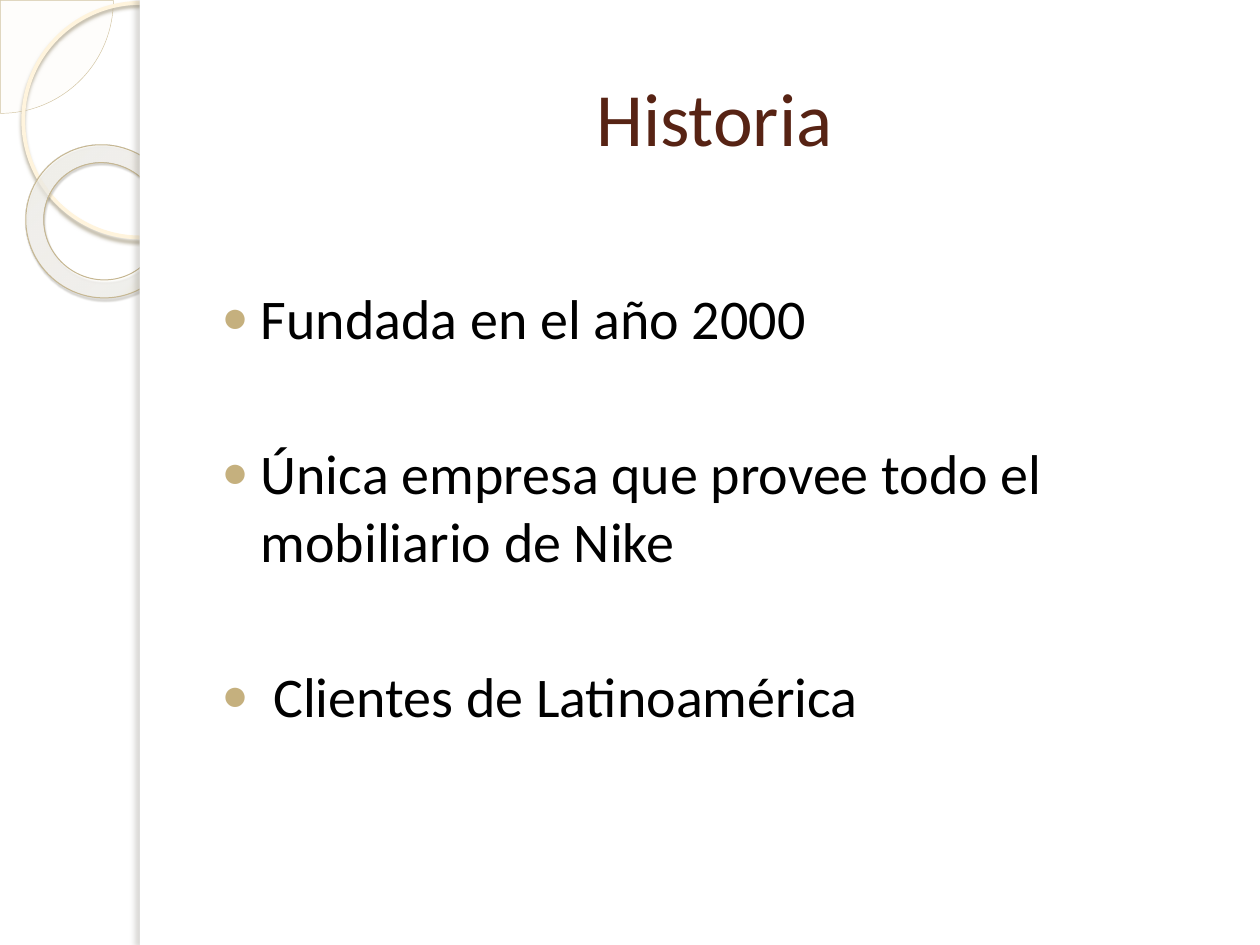
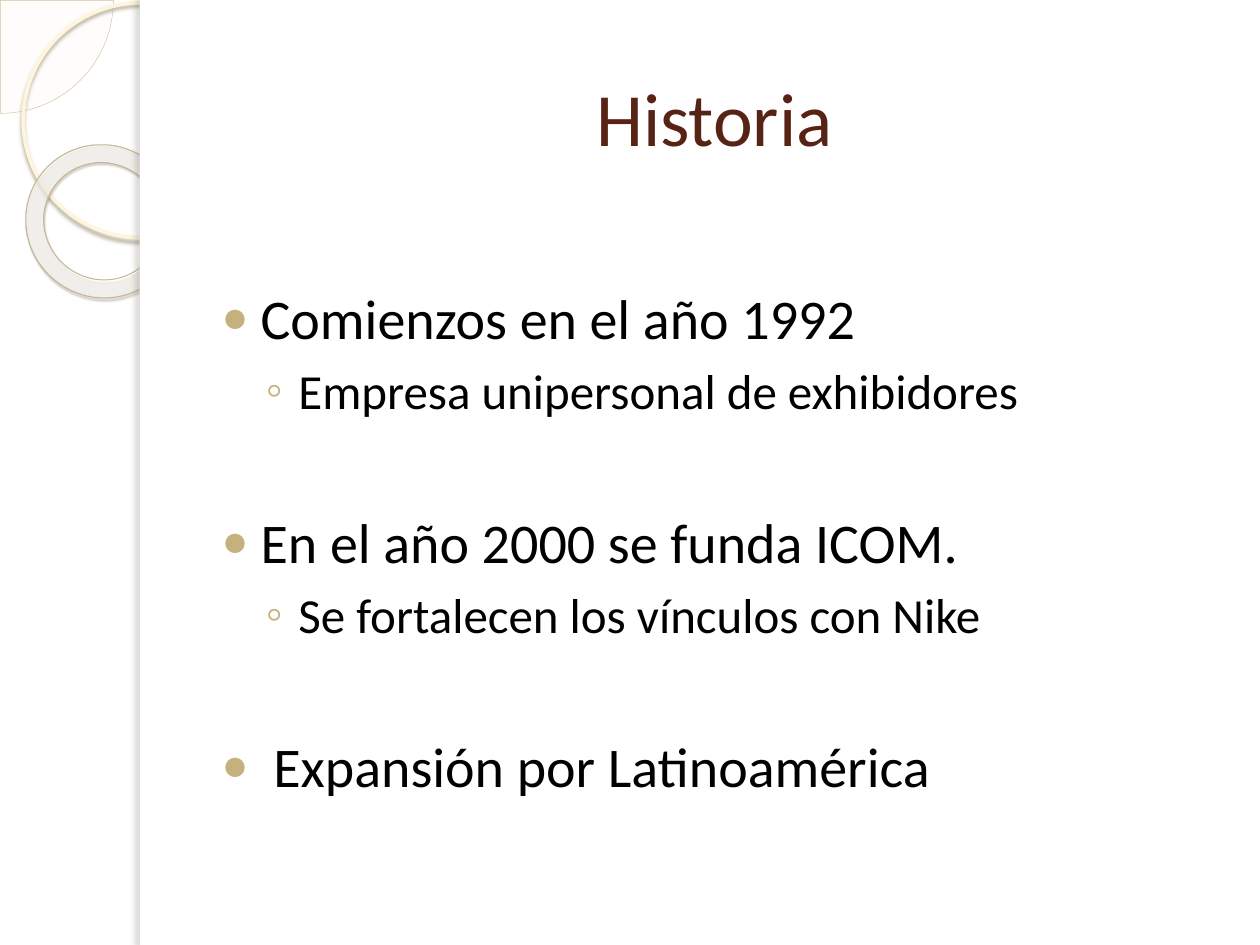
Before and after one commit to Bloodclot24/empresitas, a slide deck: slide 4 of Presentacion/Presentacion.pptx. Drawn at 1260x945 pixels with LibreOffice and Linux fonts; fonts in the diff are those of the drawing; background and template pictures are left out. Boxes give left, top, right and bottom in pixels: in the first picture for what was removed or moved away, otherwise in the second. Text is boxed around its words. In the diff, an @@ line names an element or a change of style, - is before the commit and + after.

```diff
--- a/Presentacion/Presentacion.pptx
+++ b/Presentacion/Presentacion.pptx
@@ text at (261,300,1018,796): text changed @@
-● Fundada en el año 2000
-● Única empresa que provee todo el mobiliario de Nike
-● Clientes de Latinoamérica
+● Comienzos en el año 1992
+  ◦ Empresa unipersonal de exhibidores
+● En el año 2000 se funda ICOM.
+  ◦ Se fortalecen los vínculos con Nike
+● Expansión por Latinoamérica
```
Also in this commit, not shown: 8 other slides changed, 2 slides added, 7 other files.
